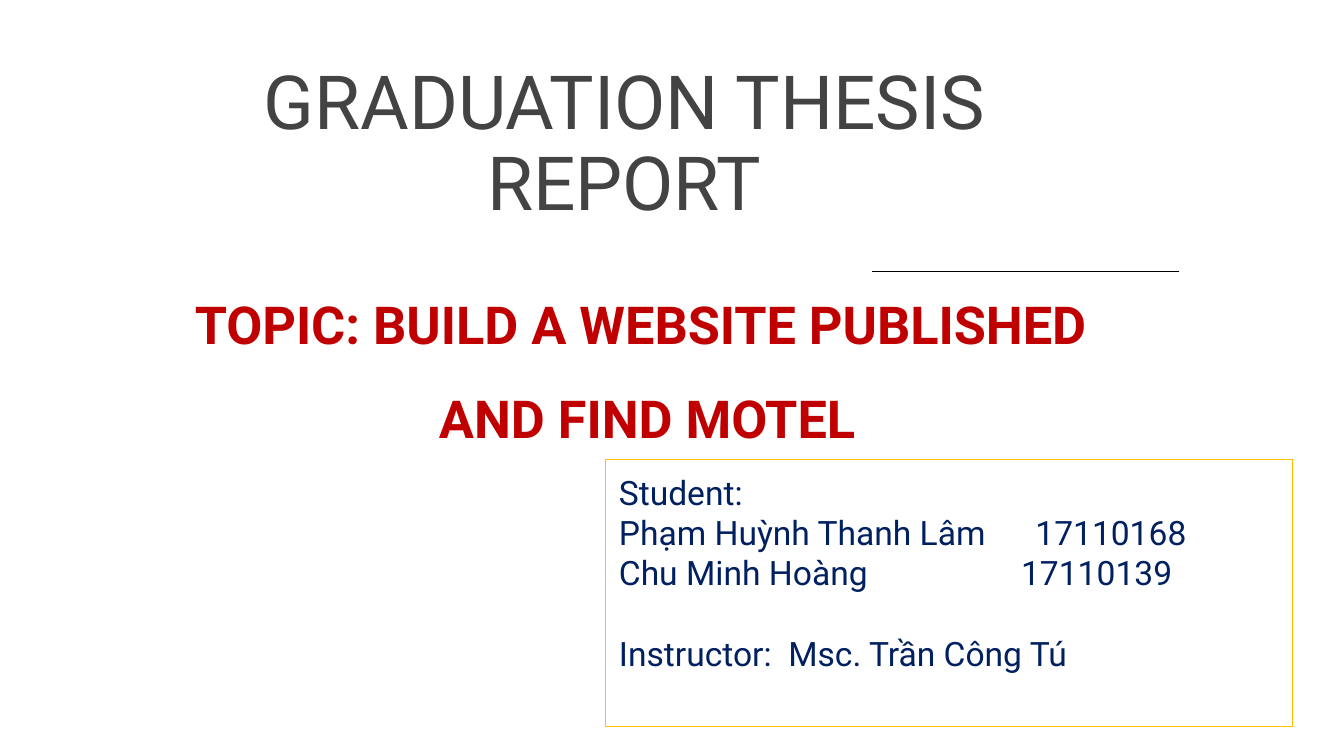
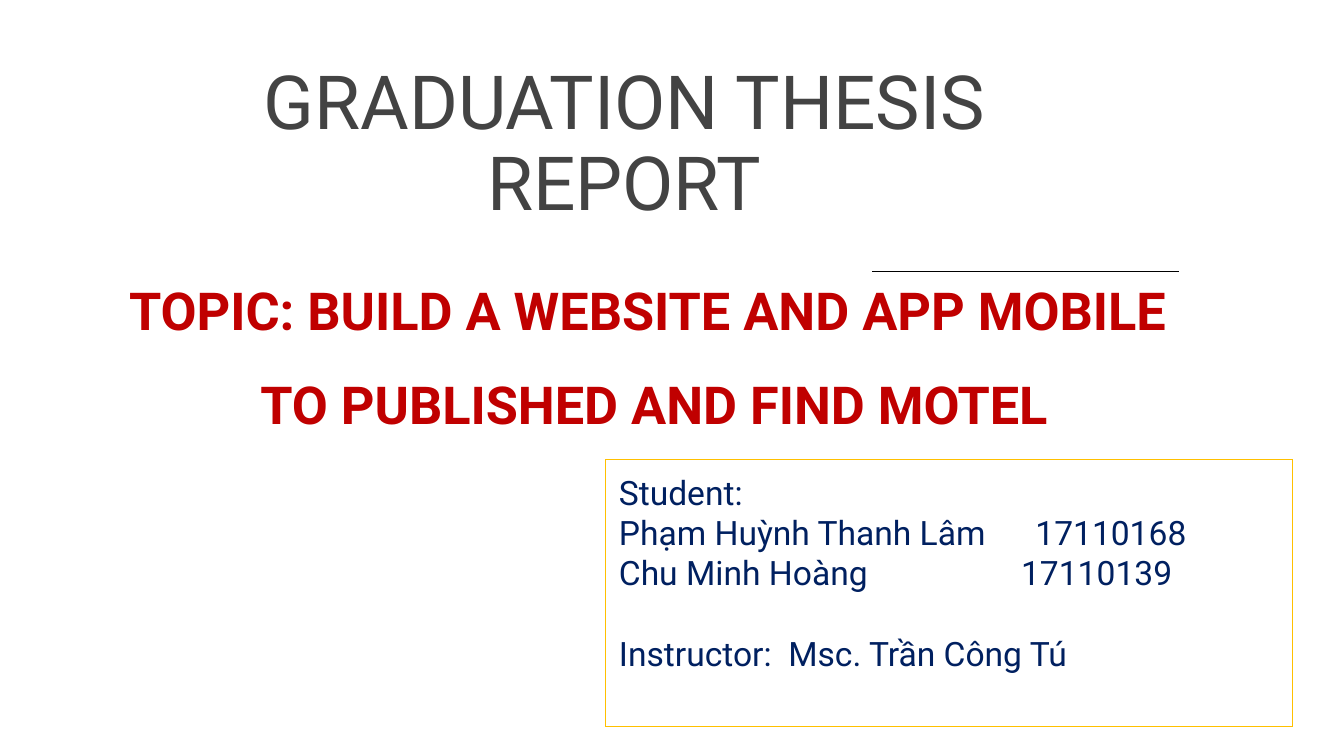
Before and after one commit to hoangchu234/webnhatroKLTN, a slide deck: slide 1 of Docs/Graduation thesis.pptx. Drawn at 1344x756 pixels with LibreOffice and Linux fonts; fonts in the diff are those of the drawing; background and template pictures are left out. Boxes give left, top, right and bottom in pixels: in the first picture for what was removed or moved away, otherwise in the second. Text is boxed around its words. In the diff, an @@ line names an element or a change of style, - is before the commit and + after.

```diff
--- a/Docs/Graduation thesis.pptx
+++ b/Docs/Graduation thesis.pptx
@@ text at (x1=129, y1=292, x2=1166, y2=425): text changed @@
-TOPIC: BUILD A WEBSITE PUBLISHED
-AND FIND MOTEL
+TOPIC: BUILD A WEBSITE AND APP MOBILE
+TO PUBLISHED AND FIND MOTEL
```
Also in this commit, not shown: 2 other slides changed, 1 other file.
